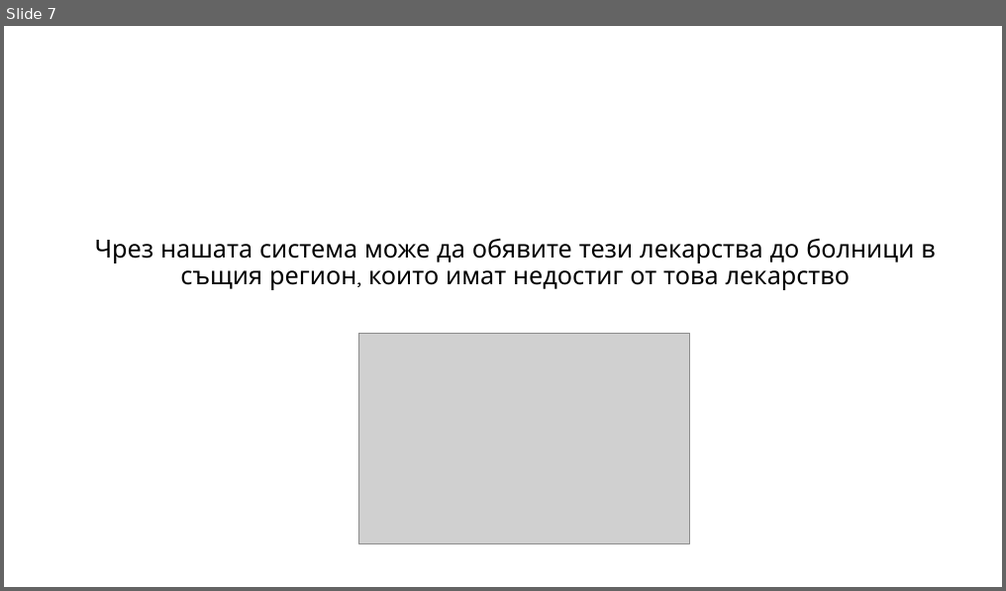
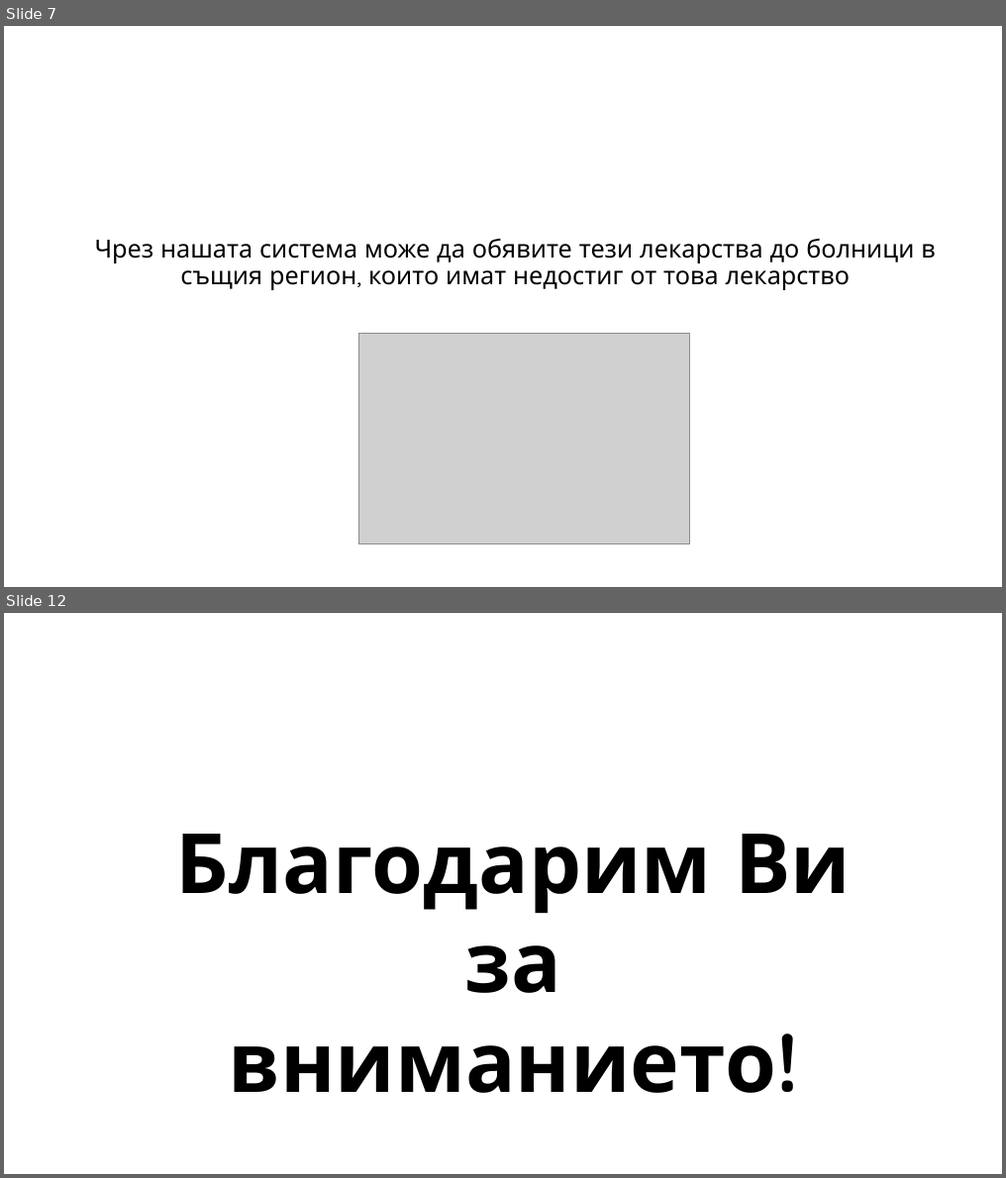
Before and after one commit to petargeorgiev18/SmartMeds, a slide deck: SmartMeds.pptx. Shown one above the other, each under a label of ours: slide 7 before the commit, slides 7 and 12 after it; the slides between them are not shown. The pictures are 1006x591 and 1006x1178 pixels, drawn with LibreOffice and Linux fonts; fonts in the diff are those of the drawing; grey boxes stand for pictures; background and template pictures are left out. Boxes give left, top, right and bottom in pixels: in the first picture for what was removed or moved away, otherwise in the second. Text is boxed around its words. In the diff, an @@ line names an element or a change of style, - is before the commit and + after.

```diff
--- a/SmartMeds.pptx
+++ b/SmartMeds.pptx
@@ slide 12 added at box(4, 613, 1002, 1174), background #FFFFFF @@
@@ text added at box(176, 834, 850, 1093), 80 pt, text #000000, bold @@
+Благодарим Ви
+за вниманието!
```
Also in this commit, not shown: 6 slides changed, 2 other slides added.
